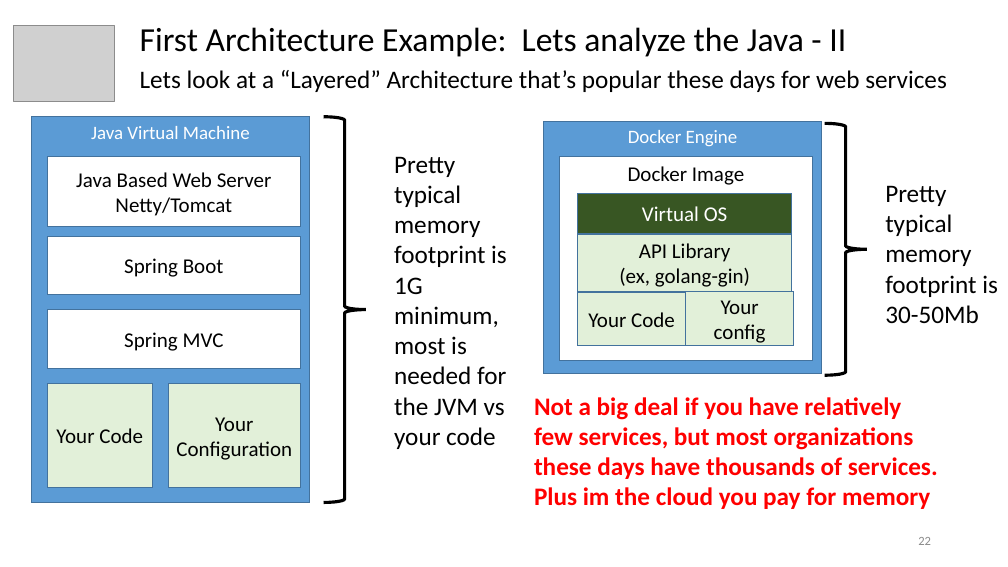
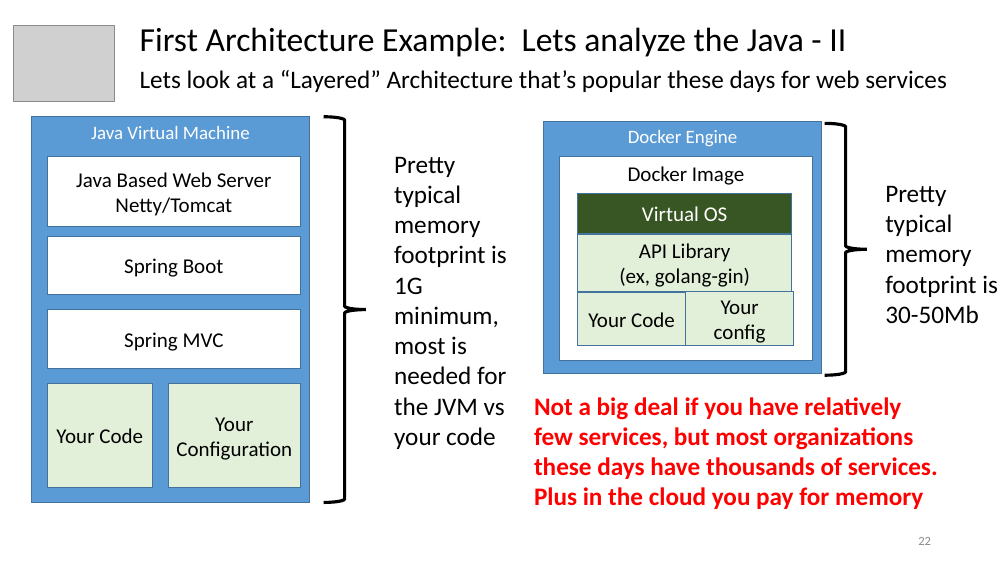
Before and after one commit to ArchitectingSoftware/SE577-SoftwareArchitecture, a slide deck: slide 22 of lectures/Week 1 - Course Overview.pptx. Drawn at 1008x567 pixels with LibreOffice and Linux fonts; fonts in the diff are those of the drawing; grey boxes stand for pictures. Boxes give left, top, right and bottom in pixels: in the first picture for what was removed or moved away, otherwise in the second. Text is boxed around its words. In the diff, an @@ line names an element or a change of style, - is before the commit and + after.

```diff
--- a/lectures/Week 1 - Course Overview.pptx
+++ b/lectures/Week 1 - Course Overview.pptx
@@ text at (534, 397, 938, 509): text changed @@
-Not a big deal if you have relatively few services, but most organizations these days have thousands of services. Plus im the cloud you pay for memory
+Not a big deal if you have relatively few services, but most organizations these days have thousands of services. Plus in the cloud you pay for memory
```
Also in this commit, not shown: 3 other slides changed, 2 other files.
